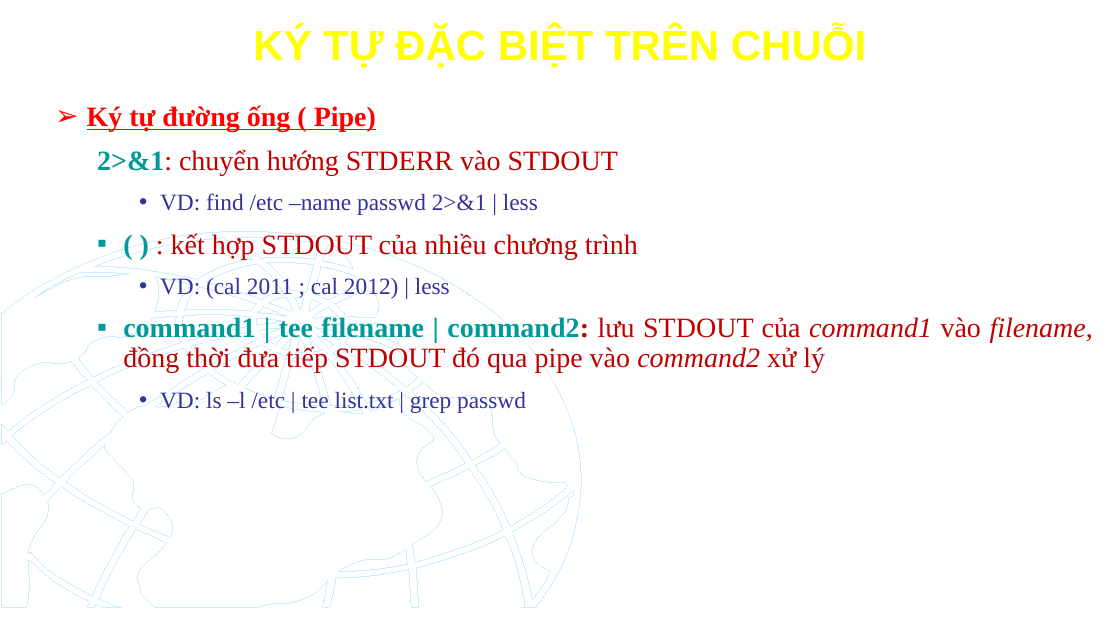
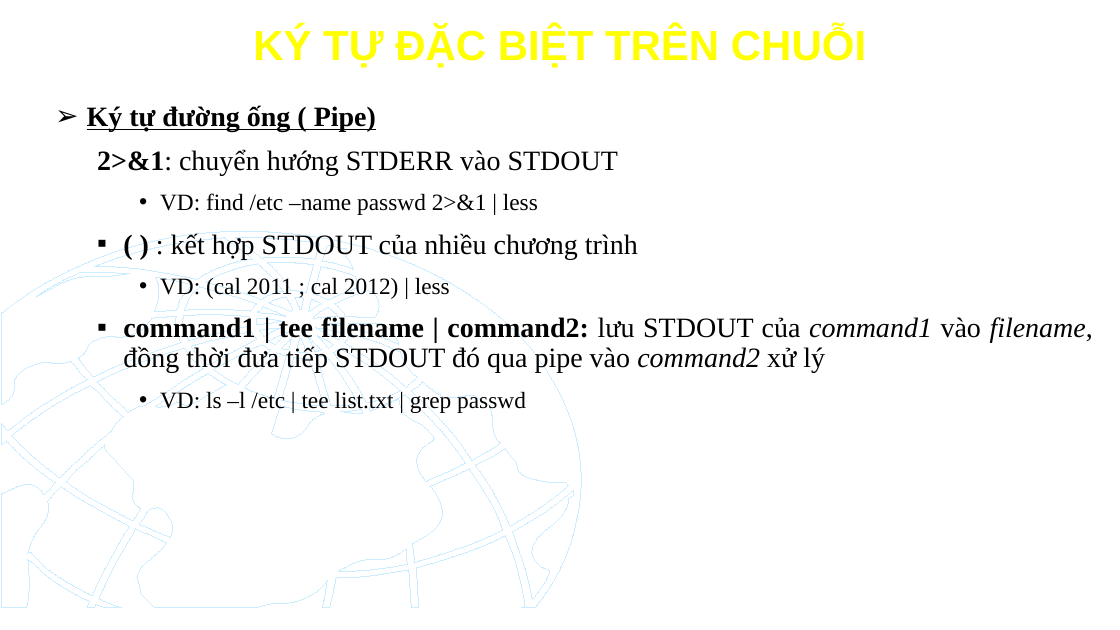
Before and after one commit to TikTzuki/SGU-Project, a slide deck: slide 42 of Open Source OS/CHƯƠNG 2.pptx. Drawn at 1120x630 pixels with LibreOffice and Linux fonts; fonts in the diff are those of the drawing; background and template pictures are left out. Boxes give left, top, right and bottom in pixels: in the first picture for what was removed or moved away, otherwise in the second. Text is boxed around its words. In the diff, an @@ line names an element or a change of style, - is before the commit and + after.

```diff
--- a/Open Source OS/CHƯƠNG 2.pptx
+++ b/Open Source OS/CHƯƠNG 2.pptx
@@ text "Ký tự đường ống ( ..." at box(87, 105, 1093, 413): text colour #FF0000 to #000000 in "Ký tự đường ống ( Pipe)"; text colour #009999 to #000000 in "2>&1:", "( )", "command1 | tee filename | command2:"; text colour #C00000 to #000000 in "2>&1: chuyển hướng STDERR vào STDOUT", ": kết hợp STDOUT của nhiều chương ...", "command2: lưu STDOUT của command1 vào filename, ..."; text colour #333399 to #000000 in "VD: find /etc –name passwd 2>&1 | ...", "VD: (cal 2011 ; cal 2012) | ...", "VD: ls –l /etc | tee list.txt ..." @@
```
Also in this commit, not shown: 53 other slides changed, 11 other files.
